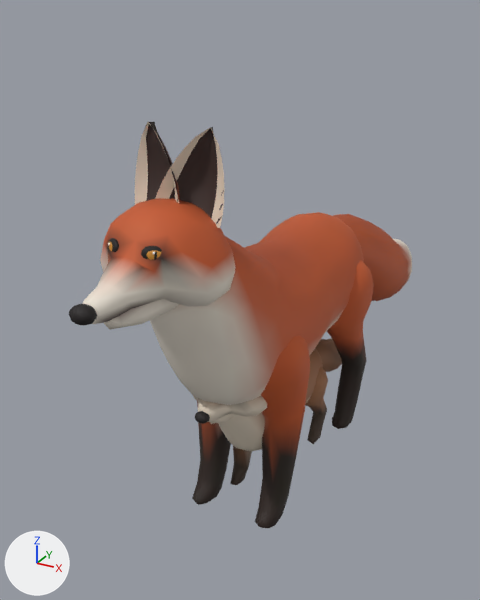
One commit to the glTF model 3d/models/beasts.glb: the scene before it, then after it.
Camera for both pictures: a 50 mm camera at (0.466, -0.986, 0.835) aimed at (-0.094, 0.032, 0.326). The axes (+X, +Y, +Z) are drawn at lower left. The lights are the same throughout. The picture after the commit comes second.

The older version as bpy lines, for what is in view:
```python
me_cub = bpy.data.meshes.new('cub')
me_cub.from_pydata(...)  # 1909 vertices, 3694 faces; spans x -0.071..0.07, y -0.269..0.351, z 0.001..0.403
me_cub.materials.append(mat_satin)
me_fox = bpy.data.meshes.new('fox')
me_fox.from_pydata(...)  # 2310 vertices, 4496 faces; spans x -0.125..0.125, y -0.507..0.78, z 0.001..0.705
me_fox.materials.append(mat_satin)
ob_cub = bpy.data.objects.new('cub', me_cub)
ob_cub.location = (0.0, 0.0, 0.0)
ob_fox = bpy.data.objects.new('fox', me_fox)
ob_fox.location = (0.0, 0.0, 0.0)
```
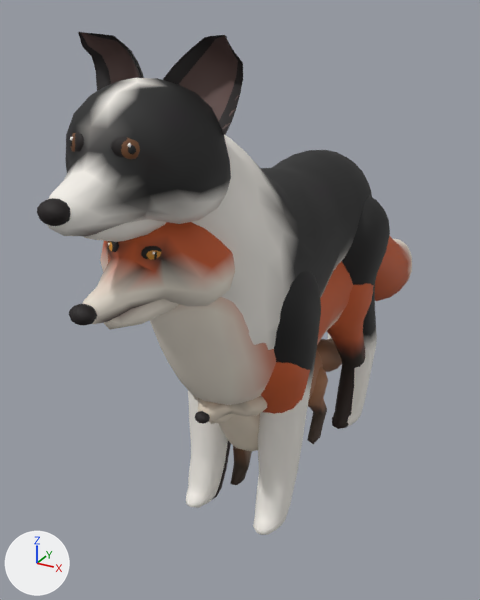
Where the change shows, as pixel boxes [x1, y1, x2, y2] in the pictures (480 x 600 px):
'collie', added: after [37, 32, 390, 535]

The change, as a list of edits to the scene's bpy script:
```text
Add me_collie:
    me_collie.from_pydata(...)  # 3660 vertices, 7196 faces; spans x -0.143..0.143, y -0.533..0.447, z 0.0..0.81
    me_collie.materials.append(mat_satin)
Add ob_collie:
    ob_collie = bpy.data.objects.new('collie', me_collie)
    ob_collie.location = (0.0, 0.0, 0.0)
```
